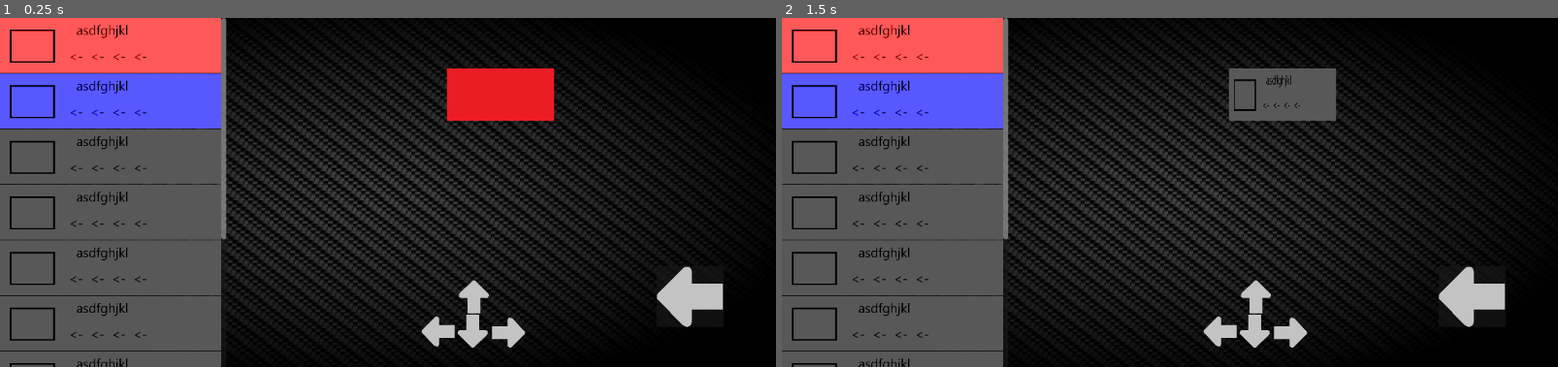
Above: before the commit, frames 1-2 (left to right).
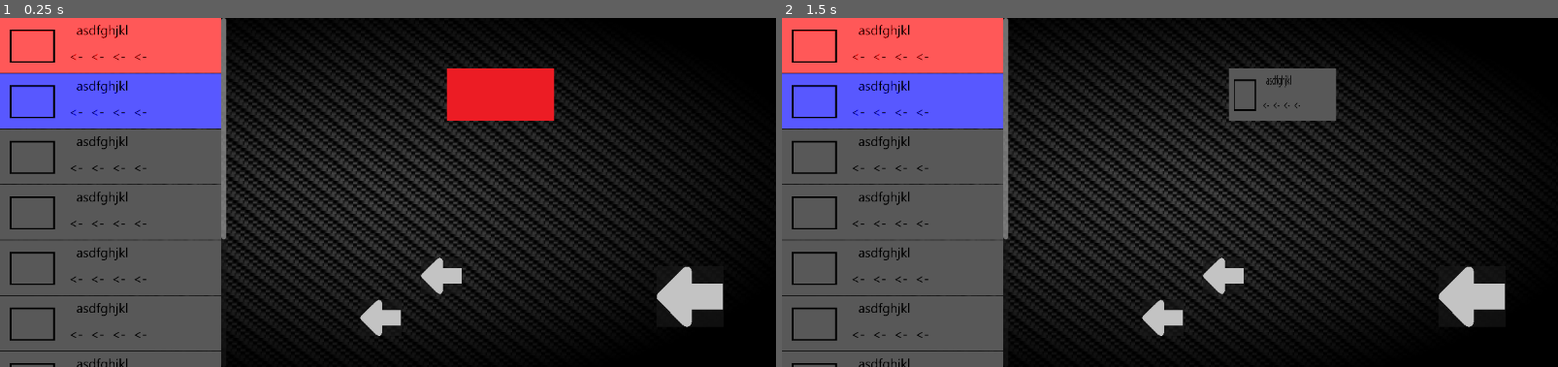
Above: after the commit, the same moments.

Repository: StephenScarlett/Stratagem-Project
Game: Godot game, scene res://MainCanvasScene.tscn
The game is run twice, just before and just after one commit, with the same random seed, the same clock (stepped at 60 frames per second) and the same inputs.
Inputs (mouse positions are in pixels of both pictures, inside the frame that each line leads up to):
- Up to frame 1 (0.25 s): no input
- Up to frame 2 (1.5 s): click (890, 45) at 0.5 s; click (890, 101) at 1.25 s

The runs differ from the first frame. In frame 1, 1.4% of the frame differs, in the area x 46-68%, y 68-95%; in frame 2, 1.4%.

Commit message:
Redone stratagem logic in 1 script

Diff:
--- a/Stratagem Project File/MainCanvasScene.tscn
+++ b/Stratagem Project File/MainCanvasScene.tscn
@@ -1,12 +1,10 @@
-[gd_scene load_steps=8 format=3 uid="uid://ch471hvinhcxs"]
+[gd_scene load_steps=6 format=3 uid="uid://ch471hvinhcxs"]
 
 [ext_resource type="Script" path="res://Scripts/main.gd" id="1_8g5hp"]
 [ext_resource type="Texture2D" uid="uid://cwywu6c1uvi3t" path="res://Assets/Black Background.jpg" id="1_8rw30"]
 [ext_resource type="PackedScene" uid="uid://k6ul76xuaukw" path="res://Stratagem Panel.tscn" id="2_km0iv"]
 [ext_resource type="Texture2D" uid="uid://wfwg8ym2og2h" path="res://Assets/Arrow.png" id="3_gh80c"]
-[ext_resource type="Script" path="res://Scripts/Control2.gd" id="4_aeb5v"]
 [ext_resource type="Texture2D" uid="uid://bqjv1oelyxx41" path="res://Assets/TestSelectedStratagem.png" id="5_kksoe"]
-[ext_resource type="Script" path="res://StratagemScript.gd" id="6_vg823"]
 
 [node name="MainCanvas" type="CanvasLayer"]
 script = ExtResource("1_8g5hp")
@@ -23,8 +21,6 @@
 metadata/_edit_use_anchors_ = true
 
 [node name="Control" parent="." instance=ExtResource("2_km0iv")]
-top_level = true
-metadata/_edit_use_anchors_ = true
 
 [node name="Button" type="Button" parent="."]
 anchors_preset = 3
@@ -55,31 +51,25 @@
 offset_bottom = 82.0
 grow_horizontal = 2
 grow_vertical = 2
-script = ExtResource("4_aeb5v")
-metadata/_edit_use_anchors_ = true
-
-[node name="Left" type="TouchScreenButton" parent="Control2"]
-position = Vector2(12, 150)
-scale = Vector2(0.1, 0.1)
-texture_normal = ExtResource("3_gh80c")
-
-[node name="Right" type="TouchScreenButton" parent="Control2"]
-position = Vector2(172, 198)
-rotation = -3.14159
-scale = Vector2(0.1, 0.1)
-texture_normal = ExtResource("3_gh80c")
-
-[node name="Up" type="TouchScreenButton" parent="Control2"]
-position = Vector2(116, 94)
-rotation = 1.5708
-scale = Vector2(0.1, 0.1)
-texture_normal = ExtResource("3_gh80c")
-
-[node name="Down" type="TouchScreenButton" parent="Control2"]
-position = Vector2(68, 198)
-rotation = -1.5708
-scale = Vector2(0.1, 0.1)
-texture_normal = ExtResource("3_gh80c")
+metadata/_edit_use_anchors_ = true
+
+[node name="Button" type="Button" parent="Control2"]
+layout_mode = 0
+offset_left = -83.0
+offset_top = 124.0
+offset_right = 437.0
+offset_bottom = 596.0
+scale = Vector2(0.122921, 0.119081)
+icon = ExtResource("3_gh80c")
+
+[node name="Button2" type="Button" parent="Control2"]
+layout_mode = 0
+offset_left = 11.0
+offset_top = 59.0
+offset_right = 531.0
+offset_bottom = 531.0
+scale = Vector2(0.122921, 0.119081)
+icon = ExtResource("3_gh80c")
 
 [node name="SelectedStratagemPanel" type="Panel" parent="."]
 self_modulate = Color(1, 1, 1, 0)
@@ -95,7 +85,6 @@
 anchors_preset = 0
 offset_right = 40.0
 offset_bottom = 40.0
-script = ExtResource("6_vg823")
 
 [node name="REINFORCE" type="Control" parent="SelectedStratagemPanel/STRATAGEMS"]
 clip_children = 1
@@ -257,7 +246,5 @@
 texture = ExtResource("3_gh80c")
 expand_mode = 1
 
-[connection signal="pressed" from="Control2/Left" to="Control2" method="_on_left_pressed"]
-[connection signal="pressed" from="Control2/Right" to="Control2" method="_on_right_pressed"]
-[connection signal="pressed" from="Control2/Up" to="Control2" method="_on_up_pressed"]
-[connection signal="pressed" from="Control2/Down" to="Control2" method="_on_down_pressed"]
+[connection signal="pressed" from="Control2/Button" to="Control" method="_on_left_pressed"]
+[connection signal="pressed" from="Control2/Button2" to="Control" method="_on_right_pressed"]
--- a/Stratagem Project File/Scripts/Control2.gd
+++ /dev/null
@@ -1,39 +0,0 @@
-extends Control
-
-class_name ButtonMap
-
-var inputArray = []
-var resultArray = [0,0,0,0,0]
-
-func _ready():
-	pass
-
-func _clearinputarray():
-	inputArray.clear()
-
-func _process(delta):
-	if (inputArray == resultArray):
-		print("winner")
-		inputArray.clear()
-
-	#for x in resultArray.size():
-		#match x:
-			#1:
-				#if (inputArray[x] == resultArray[x]):
-					#$"../SelectedStratagemPanel/REINFORCE/g1".visble = true
-
-func _on_left_pressed():
-	inputArray.push_back(1)
-	print(inputArray)
-
-func _on_right_pressed():
-	inputArray.push_back(2)
-	print(inputArray)
-
-func _on_up_pressed():
-	inputArray.push_back(3)
-	print(inputArray)
-
-func _on_down_pressed():
-	inputArray.push_back(4)
-	print(inputArray)
--- a/Stratagem Project File/Scripts/Stratagem Panel.gd
+++ /dev/null
@@ -1,51 +0,0 @@
-extends Control
-
-class_name Stratagem
-
-var stratagem_parent = StratagemParent.new()
-var rein = "res://Assets/TestSelectedStratagem.png"
-var resu = "res://Assets/Test Stratagem .png"
-
-func _ready():
-	pass
-
-#func _process(_delta):
-	#stratagem_parent.make_children_invisible()
-
-func stratagem_reinforce():
-
-	#stratagem_parent.set_visible(false)
-	#stratagem_parent.make_children_invisible()
-	#stratagem_reinforce().visible = true;
-
-	$"../SelectedStratagemPanel/STRATAGEMS/REINFORCE/TextureRect".texture = load(rein)
-
-	#$"../SelectedStratagemPanel/STRATAGEMS/REINFORCE".visible = true
-	#$"../SelectedStratagemPanel/STRATAGEMS/RESUPPLY".visible = false
-
-	#print("make chilren invis")
-	#$"../SelectedStratagemPanel/STRATAGEMS".propagate_call("set_visible",[false])
-
-
-func stratagem_resupply():
-	$"../SelectedStratagemPanel/STRATAGEMS/REINFORCE/TextureRect".texture = load(resu)
-	#stratagem_parent.hide();
-	#$"../SelectedStratagemPanel/STRATAGEMS".visible = false
-	#$"../SelectedStratagemPanel/STRATAGEMS/RESUPPLY".visible = true
-	#$"../SelectedStratagemPanel/STRATAGEMS/REINFORCE".visible = false
-
-func _on_button_pressed():
-
-	var arrayObject = ButtonMap.new()
-	arrayObject.inputArray = []
-
-	arrayObject.resultArray = [1,1,1,2]
-	stratagem_reinforce()
-	print("button pressed")
-
-func _on_button_2_pressed():
-	var arrayObject = ButtonMap.new()
-	arrayObject.inputArray = []
-	arrayObject.resultArray = [2,2,2,1]
-	stratagem_resupply()
-	print("button pressed 2")
--- /dev/null
+++ b/Stratagem Project File/Scripts/Stratagem.gd
@@ -0,0 +1,51 @@
+extends Control
+
+class_name Stratagem
+
+var inputArray = []
+var resultArray = [0,0,0,0]
+var rein = "res://Assets/TestSelectedStratagem.png"
+var resu = "res://Assets/Test Stratagem .png"
+
+func _ready():
+	pass
+
+func _process(_delta):
+	if inputArray == resultArray:
+		print("winner")
+		inputArray.clear()
+
+func stratagem_reinforce():
+	$"../SelectedStratagemPanel/STRATAGEMS/REINFORCE/TextureRect".texture = load(rein)
+
+func stratagem_resupply():
+	$"../SelectedStratagemPanel/STRATAGEMS/REINFORCE/TextureRect".texture = load(resu)
+
+func _on_button_pressed():
+	inputArray.clear()
+	resultArray = [1,1,1,2]
+	stratagem_reinforce()
+	print("button pressed")
+	print(inputArray)
+
+func _on_button_2_pressed():
+	inputArray.clear()
+	resultArray = [2,1,1,1]
+	stratagem_resupply()
+	print("button pressed 2")
+
+func _on_left_pressed():
+	inputArray.push_back(1)
+	print(inputArray)
+
+func _on_right_pressed():
+	inputArray.push_back(2)
+	print(inputArray)
+
+func _on_up_pressed():
+	inputArray.push_back(3)
+	print(inputArray)
+
+func _on_down_pressed():
+	inputArray.push_back(4)
+	print(inputArray)
--- a/Stratagem Project File/Stratagem Panel.tscn
+++ b/Stratagem Project File/Stratagem Panel.tscn
@@ -1,16 +1,16 @@
 [gd_scene load_steps=3 format=3 uid="uid://k6ul76xuaukw"]
 
 [ext_resource type="Texture2D" uid="uid://cg7bratwo766q" path="res://Assets/Test Stratagem .png" id="1_0pcmt"]
-[ext_resource type="Script" path="res://Scripts/Stratagem Panel.gd" id="1_tccm5"]
+[ext_resource type="Script" path="res://Scripts/Stratagem.gd" id="1_6h36q"]
 
-[node name="Control" type="Control"]
+[node name="Stratagem Side Panel" type="Control"]
 layout_mode = 3
 anchors_preset = 15
 anchor_right = 1.0
 anchor_bottom = 1.0
 grow_horizontal = 2
 grow_vertical = 2
-script = ExtResource("1_tccm5")
+script = ExtResource("1_6h36q")
 
 [node name="ScrollContainer" type="ScrollContainer" parent="."]
 layout_mode = 2
--- a/Stratagem Project File/StratagemScript.gd
+++ b/Stratagem Project File/StratagemScript.gd
@@ -10,10 +10,3 @@
 # Called every frame. 'delta' is the elapsed time since the previous frame.
 func _process(delta):
 	pass
-
-func make_children_invisible():
-	var children = get_children()
-	print("make chilren invis")
-	for child in children:
-		if child is Control:
-			child.visible = false
